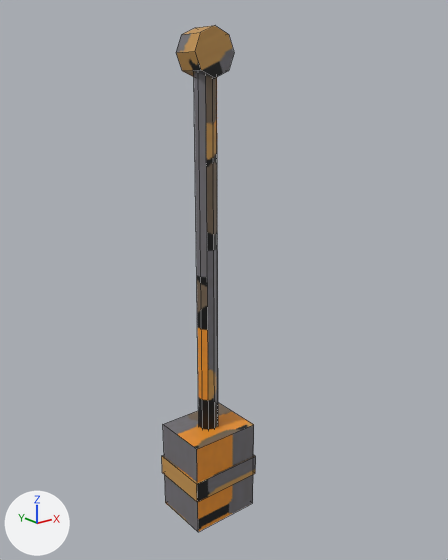
The OBJ model assets/models/Hammer_Age2/Hammer_Age2.obj as it was, and as the next commit left it.
Camera for both pictures: a camera (50 mm lens) standing at (-1.97, -2.61, -0.16) and looking at (0.17, 0.06, -1.22). The lights are fixed; the arrows at lower left show +X, +Y and +Z. The picture after the commit comes second. Mesh edges are drawn as thin lines. Where no turn or scale is listed for an object, it has been applied to the vertices.

Names of what the first picture shows: 'Hammer_Age2'.
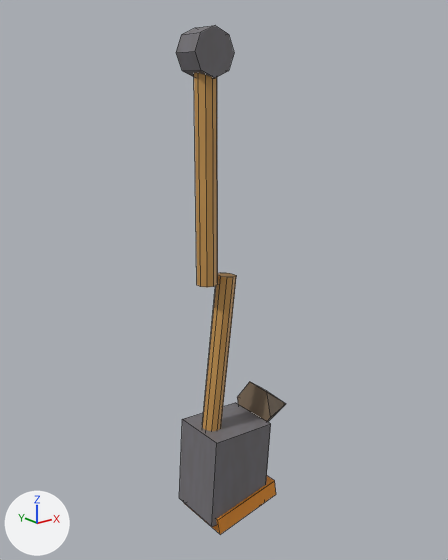
Boxes (x1, y1, x2, y2) around the edits, measured in the pictures (448 x 560 px; the box of a moved part takes in the faces that stretch with it):
```json
{"object": "Hammer_Age2", "change": "reshaped", "before": [162, 26, 256, 532], "after": [176, 26, 286, 534], "on screen": "17% wider"}
{"part": 1, "of": "me_hammer_age2", "change": "moved or reshaped", "before": [163, 403, 254, 532], "after": [179, 403, 271, 527]}
{"part": 2, "of": "me_hammer_age2", "change": "moved or reshaped", "before": [162, 455, 256, 502], "after": [184, 476, 276, 534]}
{"part": 3, "of": "me_hammer_age2", "change": "added", "after": [202, 273, 236, 431], "on screen": "brown"}
{"part": 4, "of": "me_hammer_age2", "change": "cut back", "before": [194, 73, 218, 430], "after": [194, 73, 286, 422]}
{"part": 5, "of": "me_hammer_age2", "change": "surface changed", "before": [176, 26, 234, 78], "after": [176, 26, 234, 78], "on screen": "brown to grey"}
```

Edits to the scene script, one JSON object a line:
```json
{"block": "me_hammer_age2", "where": "# used by ob_hammer_age2; location = (0.0, 0.0, 0.0)"}
{"op": "remove", "block": "me_hammer_age2", "code": "me_hammer_age2.from_pydata(...)  # 52 vertices, 34 faces; spans x -0.22..0.22, y -0.18..0.18, z -2.62..0.12"}
{"op": "add", "block": "me_hammer_age2", "code": "me_hammer_age2.from_pydata(...)  # 79 vertices, 53 faces; spans x -0.12..0.64, y -0.19..0.18, z -2.71..0.12"}
{"block": "me_hammer_age2", "change": "me_hammer_age2 part 1: the loose piece of 8 vertices spanning x -0.21..0.21, y -0.17..0.17, z -2.62..-2.08 is turned 4 degrees about the y axis through its middle, then moved by (0.12, 0.0, -0.03)"}
{"block": "me_hammer_age2", "change": "me_hammer_age2 part 2: the loose piece of 8 vertices spanning x -0.22..0.22, y -0.18..0.18, z -2.41..-2.29 is turned -9 degrees about the y axis through its middle and scaled by 1.03, then moved by (0.16, 0.0, -0.27)"}
{"block": "me_hammer_age2", "change": "me_hammer_age2 part 3: a new loose piece of 20 vertices spanning x -0.05..0.19, y -0.06..0.06, z -2.27..-1.17, in mat_hammer_age2_baked (picture img_hammer_age2_png)"}
{"block": "me_hammer_age2", "change": "me_hammer_age2 part 4"}
{"block": "me_hammer_age2", "change": "10 vertices are removed from x -0.06..0.06, y -0.06..0.06, z -2.2"}
{"block": "me_hammer_age2", "change": "11 faces are deleted"}
{"block": "me_hammer_age2", "change": "7 vertices are added at x 0.32..0.64, y -0.16..0.16, z -2.22..-1.95"}
{"block": "me_hammer_age2", "change": "10 new vertices lie (0.0, 0.0, -1.2) away from vertices in x -0.06..0.06, y -0.06..0.06, z 0.0"}
{"block": "me_hammer_age2", "change": "18 new faces join them"}
{"block": "me_hammer_age2", "change": "me_hammer_age2 part 5: 11 kept faces spanning x -0.12..0.12, y -0.08..0.08, z -0.12..0.12 get new texture (UV) coordinates"}
```
